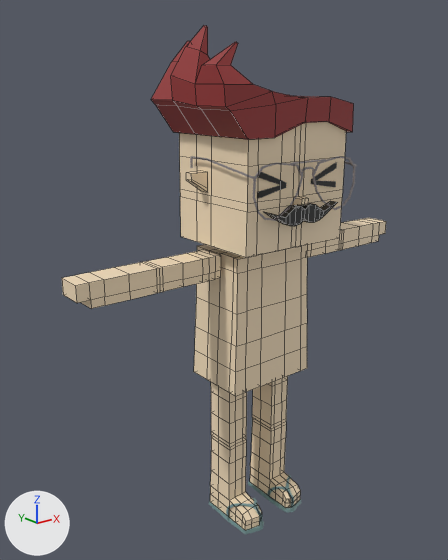
A saved change to the FBX model mustachiorascals/fbx/3e34743e-202c-4e44-bb7b-69f3b926b0be.fbx.
Rendered twice from a 50 mm lens placed at (-0.0256, -0.0279, 0.0286), pointed at (-0.0017, 0.0019, 0.0166). Lighting does not change. The marker at lower left points along +X, +Y and +Z. Mesh edges are drawn as thin lines on the coarser meshes. Where no turn or scale is listed for an object, it has been applied to the vertices.

In view in the first picture: 'ew_aviator_2', 'eye_6', 'f_flip_flops', 'h_sidespikes', 'm_f', 'mustachio_arms', 'mustachio_body', 'mustachio_head', 'mustachio_legs'.
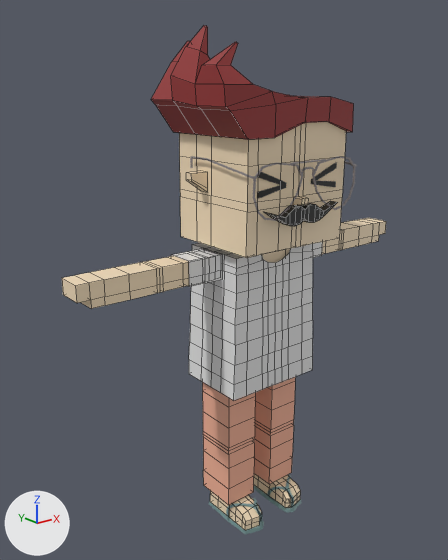
Boxes [x1, y1, x2, y2] around the edits, measured in the pictures (448 x 560 px):
'c_shirt_1', added
    after: [189, 243, 313, 400]
'c_pants', added
    after: [202, 377, 295, 505]
'c_shirt_2', added
    after: [171, 242, 322, 287]
'mustachio_body', unchanged, covered by the edit
    before: [194, 244, 308, 396]
    after: [262, 249, 290, 263]
'mustachio_legs', unchanged, covered by the edit
    before: [210, 376, 300, 530]
    after: [210, 474, 300, 530]

Edits to the bpy script that builds the scene:
```text
Add mat_lower_garment:
    mat_lower_garment = principled_material('lower_garment')
    mat_lower_garment.base_color = (0.914, 0.455, 0.318)  # beige #f5b499
Add mat_upper_garment_1:
    mat_upper_garment_1 = principled_material('upper_garment_1')
    mat_upper_garment_1.base_color = (0.8, 0.8, 0.8)  # white #e7e7e7
Add me_mesh_003_1:
    me_mesh_003_1.from_pydata(...)  # 72 vertices, 64 faces; spans x -0.003..0.003, y -0.00018..0.00265, z 0.00139..0.01069
    me_mesh_003_1.materials.append(mat_lower_garment)  # beige #f5b499
Add me_mesh_011:
    me_mesh_011.from_pydata(...)  # 230 vertices, 212 faces; spans x -0.00349..0.00349, y -0.0013..0.00353, z 0.00994..0.01894
    me_mesh_011.materials.append(mat_upper_garment_1)  # white #e7e7e7
Add me_mesh_012:
    me_mesh_012.from_pydata(...)  # 24 vertices, 18 faces; spans x -0.00561..0.00561, y 0.00027..0.00209, z 0.01737..0.01893
    me_mesh_012.materials.append(mat_upper_garment_1)  # white #e7e7e7
Add ob_c_pants:
    ob_c_pants = bpy.data.objects.new('c_pants', me_mesh_003_1)
    ob_c_pants.location = (0.0, 0.0, 0.0)
Add ob_c_shirt_1:
    ob_c_shirt_1 = bpy.data.objects.new('c_shirt_1', me_mesh_011)
    ob_c_shirt_1.location = (0.0, 0.0, 0.0)
Add ob_c_shirt_2:
    ob_c_shirt_2 = bpy.data.objects.new('c_shirt_2', me_mesh_012)
    ob_c_shirt_2.location = (0.0, 0.0, 0.0)
```
